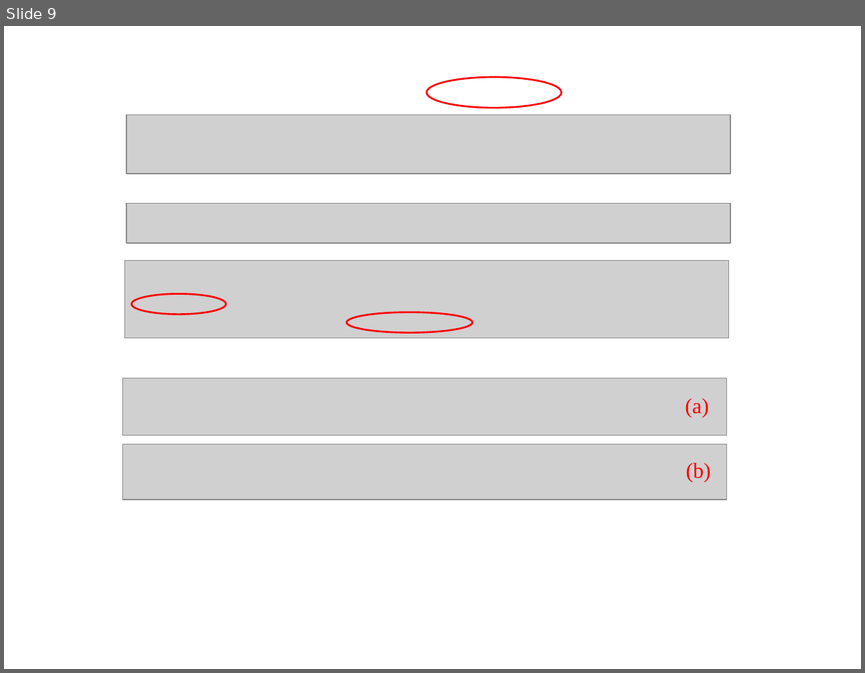
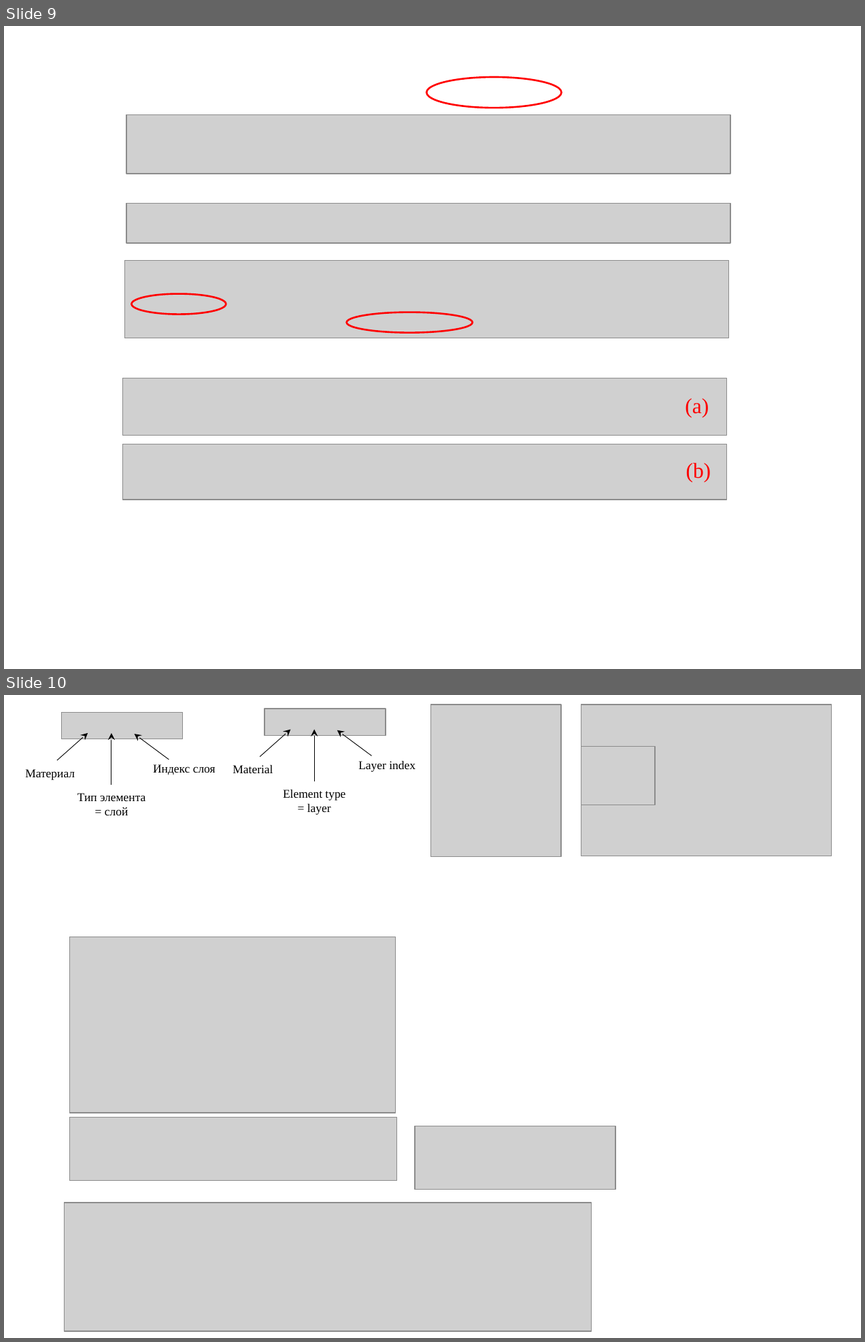
Before and after one commit to svech/Multifitting, a slide deck: manual/Pictures 2.0/Pictures 2.0.pptx. Shown one above the other, each under a label of ours: slide 9 before the commit, slides 9 and 10 after it. The pictures are 865x673 and 865x1342 pixels, drawn with LibreOffice and Linux fonts; fonts in the diff are those of the drawing; grey boxes stand for pictures. Boxes give left, top, right and bottom in pixels: in the first picture for what was removed or moved away, otherwise in the second. Text is boxed around its words. In the diff, an @@ line names an element or a change of style, - is before the commit and + after.

```diff
--- a/manual/Pictures 2.0/Pictures 2.0.pptx
+++ b/manual/Pictures 2.0/Pictures 2.0.pptx
@@ slide 10 added at [4,695,861,1338], background #FFFFFF @@
@@ picture added at [430,705,561,856] @@
@@ picture added at [581,705,831,856] @@
@@ picture added at [581,747,654,804] @@
@@ group added at [25,712,215,815]: 3 texts, 3 arrows, 1 picture @@
+Материал
+Тип элемента = слой
+Индекс слоя
@@ group added at [232,709,415,815]: 3 texts, 3 arrows, 1 picture @@
+Material
+Element type = layer
+Layer index
@@ picture added at [69,936,396,1113] @@
@@ picture added at [69,1117,396,1181] @@
@@ picture added at [415,1126,616,1189] @@
@@ picture added at [64,1202,591,1331] @@
```
Also in this commit, not shown: 1 slide removed, 1 other file.
